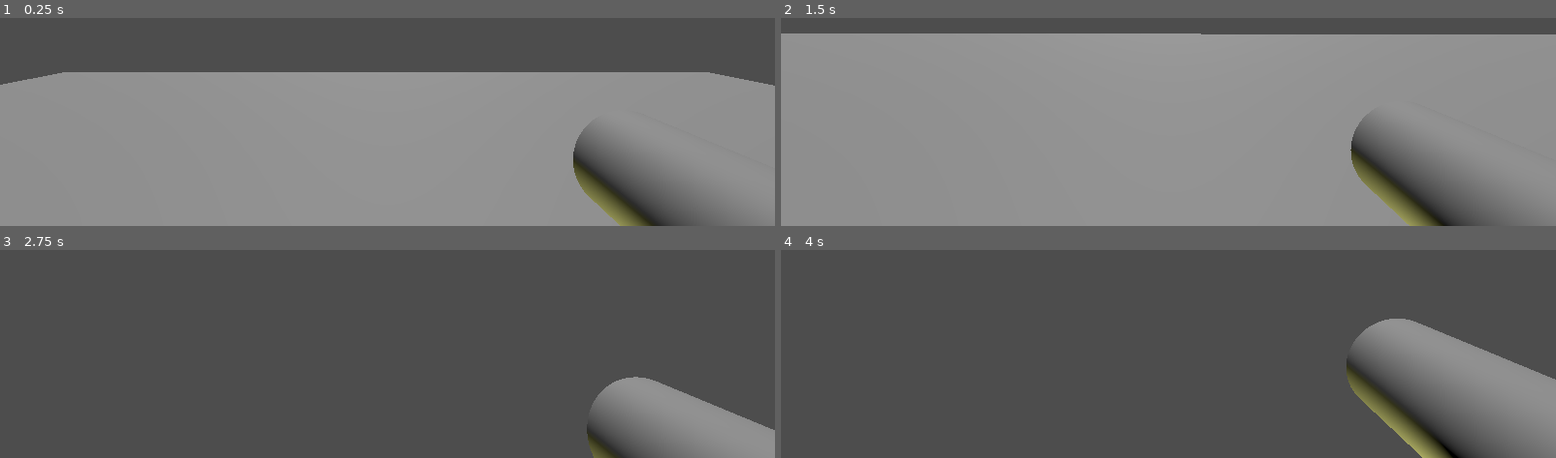
Above: before the commit, frames 1-4 (two rows, left to right).
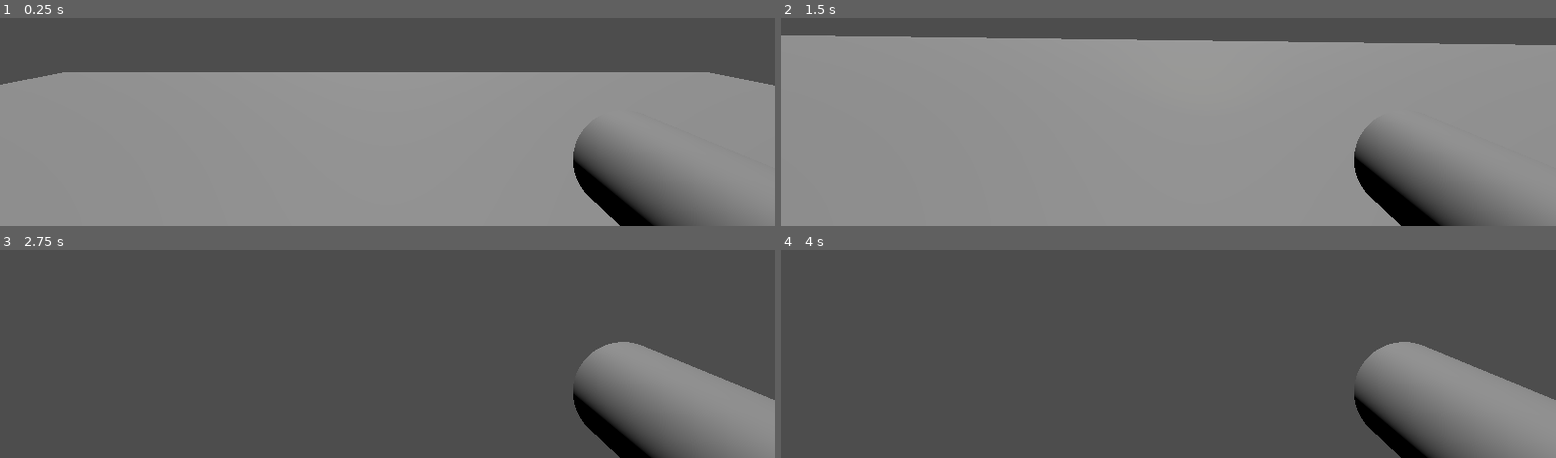
Above: after the commit, the same moments.

Repository: Esoteric-Edge-Games/Dont_Go_Back_2-
Game: Godot game, scene res://scenes/node_3d.tscn
Same seed, same stepped clock (60 frames per second), same inputs: the game is played once before the commit and once after it.
Inputs (mouse positions are in pixels of both pictures, inside the frame that each line leads up to):
- Up to frame 1 (0.25 s): no input
- Up to frame 2 (1.5 s): tap Enter at 0.5 s; move the mouse to (outside the picture) at 0.52 s; hold Shift (Sprint) 0.53-1.28 s; hold W (Move_Forward) from 0.53 s (still down); move the mouse to (outside the picture) at 1.27 s; tap Shift (Sprint) at 1.35 s
- Up to frame 3 (2.75 s): keep holding W (Move_Forward); move the mouse to (outside the picture) at 2.02 s; hold Shift (Sprint) from 2.03 s (still down)
- Up to frame 4 (4 s): keep holding W (Move_Forward); tap Space at 2.75 s; move the mouse to (outside the picture) at 2.77 s; release Shift (Sprint) at 2.78 s; tap Shift (Sprint) at 2.85 s; tap Enter at 3.5 s; move the mouse to (outside the picture) at 3.52 s; hold Shift (Sprint) from 3.53 s (still down)

The runs differ from the first frame. In frame 1, 1.0% of the frame differs, in the area x 73-85%, y 67-100%; in frame 2, 4.5%; in frame 3, 7.7%; in frame 4, 8.3%, in the area x 72-100%, y 33-100%.

Commit message:
Linterna funcional (falta el toggle)

Diff:
--- a/Scripts/player.gd
+++ b/Scripts/player.gd
@@ -1,6 +1,6 @@
 extends CharacterBody3D
 
-@export var mouse_sensitivity := 0.01
+@export var mouse_sensitivity := 0.1
 @onready var head = $Camera3D
 
 
@@ -59,8 +59,6 @@
 	if event is InputEventMouseMotion:
 		rotate_y(deg_to_rad(-event.relative.x * mouse_sensitivity))
 		head.rotate_x(deg_to_rad(-event.relative.y * mouse_sensitivity))
-		$Camera3D.rotate_x(-event.relative.y * mouse_sensitivity)
-		$Camera3D.rotation.x = clampf($Camera3D.rotation.x, -deg_to_rad(80),deg_to_rad(80)) #es como el FOV pero en Y
 
 		# Limitar la rotación vertical para evitar que gire completamente
 		head.rotation_degrees.x = clamp(head.rotation_degrees.x, -89, 89)
--- a/scenes/player.tscn
+++ b/scenes/player.tscn
@@ -10,15 +10,15 @@
 script/source = "extends Camera3D
 "
 
+[sub_resource type="CylinderMesh" id="CylinderMesh_oqwcg"]
+top_radius = 0.05
+bottom_radius = 0.05
+height = 0.4
+
 [sub_resource type="CapsuleShape3D" id="CapsuleShape3D_a0tk4"]
 margin = 0.187
 radius = 0.2
 height = 0.48
-
-[sub_resource type="CylinderMesh" id="CylinderMesh_oqwcg"]
-top_radius = 0.05
-bottom_radius = 0.05
-height = 0.4
 
 [node name="Player" type="CharacterBody3D"]
 script = ExtResource("1_4flbx")
@@ -32,16 +32,17 @@
 fov = 80.0
 script = SubResource("GDScript_a202f")
 
+[node name="FlashLight" type="MeshInstance3D" parent="Camera3D"]
+transform = Transform3D(2.5833e-05, -0.00774915, 0.99997, 0.999994, 0.00333364, 3.08276e-11, -0.00333354, 0.999964, 0.0077492, 0.233249, -0.15034, -0.0581612)
+mesh = SubResource("CylinderMesh_oqwcg")
+skeleton = NodePath("../..")
+
+[node name="SpotLight3D" type="SpotLight3D" parent="Camera3D/FlashLight"]
+transform = Transform3D(0.626501, -0.76848, -0.130135, 0.0587634, -0.119917, 0.991044, -0.777203, -0.628537, -0.0299696, 0.00194645, -0.196941, 0.00699249)
+light_color = Color(1, 1, 0.592157, 1)
+spot_range = 6.0
+spot_angle = 28.66
+
 [node name="CollisionShape3D" type="CollisionShape3D" parent="."]
 transform = Transform3D(1, 0, 0, 0, 1, 0, 0, 0, 1, 0.14644, 1.18008, -0.0649388)
 shape = SubResource("CapsuleShape3D_a0tk4")
-
-[node name="FlashLight" type="MeshInstance3D" parent="."]
-transform = Transform3D(2.58328e-05, -0.00774916, 0.99997, 0.999994, 0.00333361, 0, -0.00333351, 0.999964, 0.0077492, 0.318932, 1.14285, -0.0959735)
-mesh = SubResource("CylinderMesh_oqwcg")
-
-[node name="SpotLight3D" type="SpotLight3D" parent="FlashLight"]
-transform = Transform3D(0.626501, -0.768481, -0.130135, 0.0587634, -0.119917, 0.991044, -0.777203, -0.628536, -0.0299696, -0.0556211, 0.0241895, -0.0553113)
-light_color = Color(1, 1, 0.592157, 1)
-spot_range = 2.61235
-spot_angle = 15.9439
--- a/scenes/test_rat_level.tscn
+++ b/scenes/test_rat_level.tscn
@@ -36,20 +36,20 @@
 size = Vector3(2.98157, 1.35059, 0.259277)
 
 [node name="CSGBox3D8" type="CSGBox3D" parent="CSGCombiner3D"]
-transform = Transform3D(1, 0, 0, 0, 1, 0, 0, 0, 1, 3.90808, -0.39624, 0.834488)
-size = Vector3(2.71289, 0.20752, 3.18643)
+transform = Transform3D(1, 0, 0, 0, 1, 0, 0, 0, 1, 4.84875, -0.39624, 0.834488)
+size = Vector3(4.59424, 0.20752, 3.18643)
 
 [node name="CSGBox3D9" type="CSGBox3D" parent="CSGCombiner3D"]
 transform = Transform3D(1, 0, 0, 0, 1, 0, 0, 0, 1, 4.07933, 0.851706, 0.881137)
 size = Vector3(2.79382, 0.0884399, 3.25165)
 
 [node name="CSGBox3D10" type="CSGBox3D" parent="CSGCombiner3D"]
-transform = Transform3D(1, 0, 0, 0, 1, 0, 0, 0, 1, 3.82163, 0.153905, 2.51654)
-size = Vector3(2.95813, 1.48425, 0.190186)
+transform = Transform3D(1, 0, 0, 0, 1, 0, 0, 0, 1, 4.76172, 0.0708659, 2.51654)
+size = Vector3(4.83832, 1.65033, 0.190186)
 
 [node name="CSGBox3D11" type="CSGBox3D" parent="CSGCombiner3D"]
-transform = Transform3D(1, 0, 0, 0, 1, 0, 0, 0, 1, 3.91554, 0.0630339, -0.749811)
-size = Vector3(3.08932, 1.6499, 0.165527)
+transform = Transform3D(1, 0, 0, 0, 1, 0, 0, 0, 1, 4.74502, -0.343827, -0.749811)
+size = Vector3(4.74827, 2.46362, 0.165527)
 
 [node name="SpotLight3D" type="SpotLight3D" parent="CSGCombiner3D"]
 transform = Transform3D(0.407843, 0.021961, -0.912788, 0.91284, 0.0117488, 0.408149, 0.0196875, -0.99969, -0.0152552, 2.26089, 0.750478, 1.04897)
@@ -57,4 +57,4 @@
 spot_angle = 21.2952
 
 [node name="Player" parent="." instance=ExtResource("1_0pf2c")]
-transform = Transform3D(1, 0, 0, 0, 1, 0, 0, 0, 1, 4.41873, -0.77905, 0.815566)
+transform = Transform3D(0.0668485, 0, 0.997763, 0, 1, 0, -0.997763, 0, 0.0668485, 4.41873, -0.77905, 0.815566)
